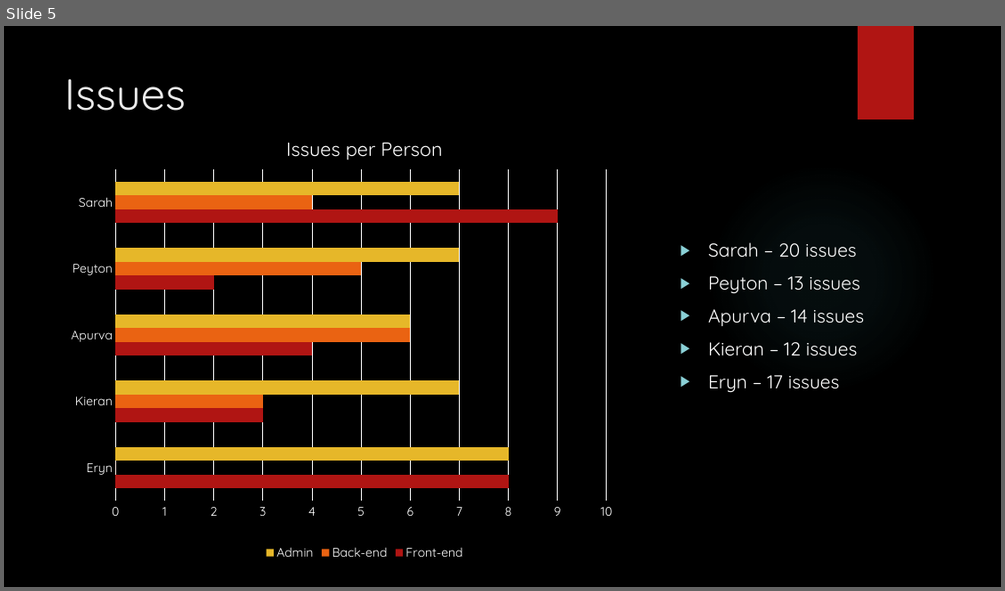
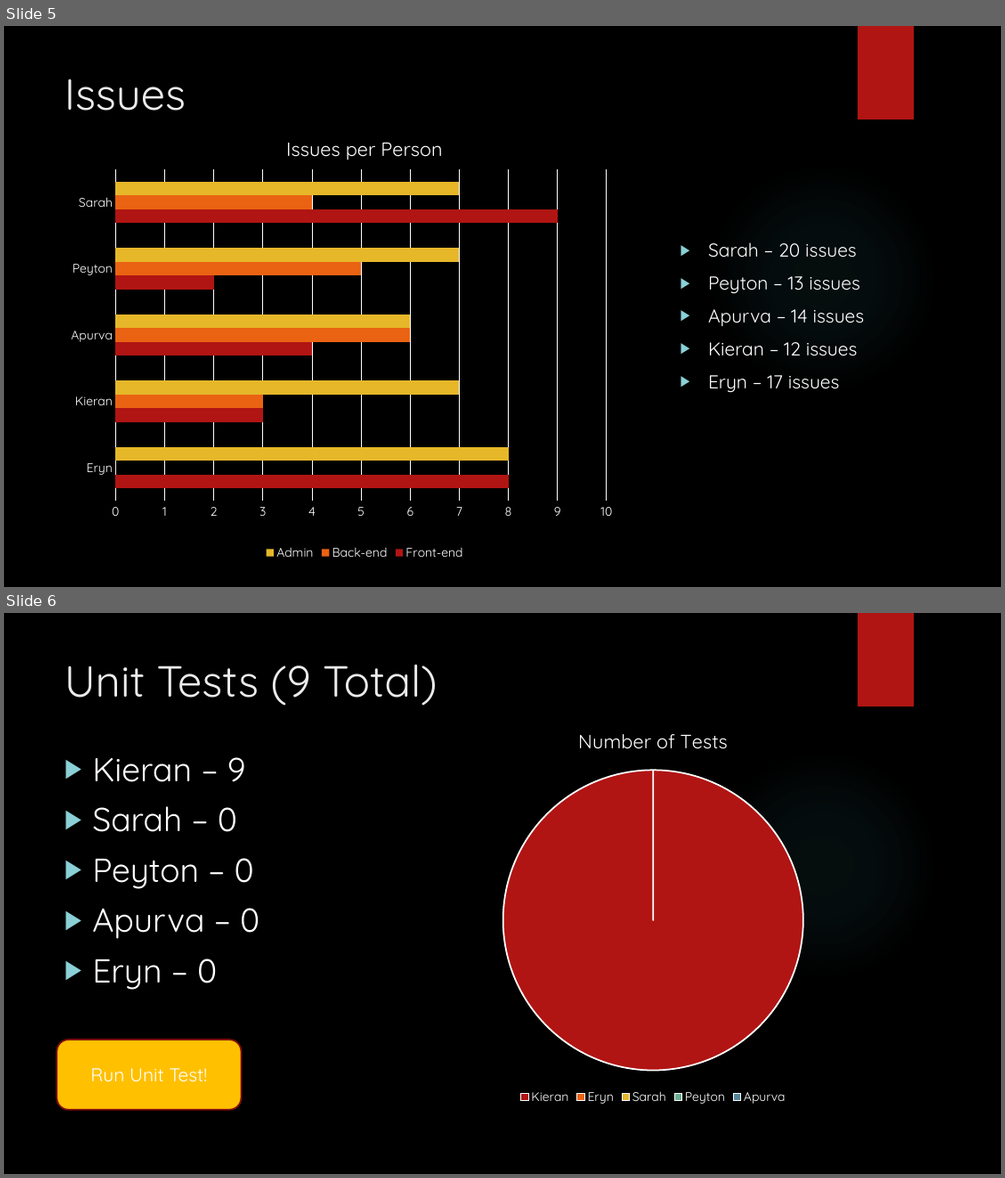
Before and after one commit to ayeryn/cs373-idb, a slide deck: Presentation.pptx. Shown one above the other, each under a label of ours: slide 5 before the commit, slides 5 and 6 after it. The pictures are 1005x591 and 1005x1178 pixels, drawn with LibreOffice and Linux fonts; fonts in the diff are those of the drawing; background and template pictures are left out. Boxes give left, top, right and bottom in pixels: in the first picture for what was removed or moved away, otherwise in the second. Text is boxed around its words. In the diff, an @@ line names an element or a change of style, - is before the commit and + after.

```diff
--- a/Presentation.pptx
+++ b/Presentation.pptx
@@ slide 6 added at [4, 613, 1001, 1174], background picture (left out); not listed: 2 template elements that a slide beside it also shows @@
@@ title added at [65, 664, 437, 706], 42 pt, text #EBEBEB @@
+Unit Tests (9 Total)
@@ pie chart added at [401, 712, 905, 1107] @@
+title "Number of Tests "
+categories: Kieran, Eryn, Sarah, Peyton, Apurva
+Series 1: 100, 0, 0, 0, 0
@@ text added at [92, 757, 259, 989], 32 pt, text #FFFFFF @@
+▶ Kieran – 9
+▶ Sarah – 0
+▶ Peyton – 0
+▶ Apurva – 0
+▶ Eryn – 0
@@ rounded rectangle added at [57, 1039, 242, 1110], fill #FFC000, outline #82100E 1.5 pt, 18 pt, text #FFFFFF @@
+Run Unit Test!
```
Also in this commit, not shown: 1 slide changed, 2 other slides added, 2 slides removed, 1 other file.
